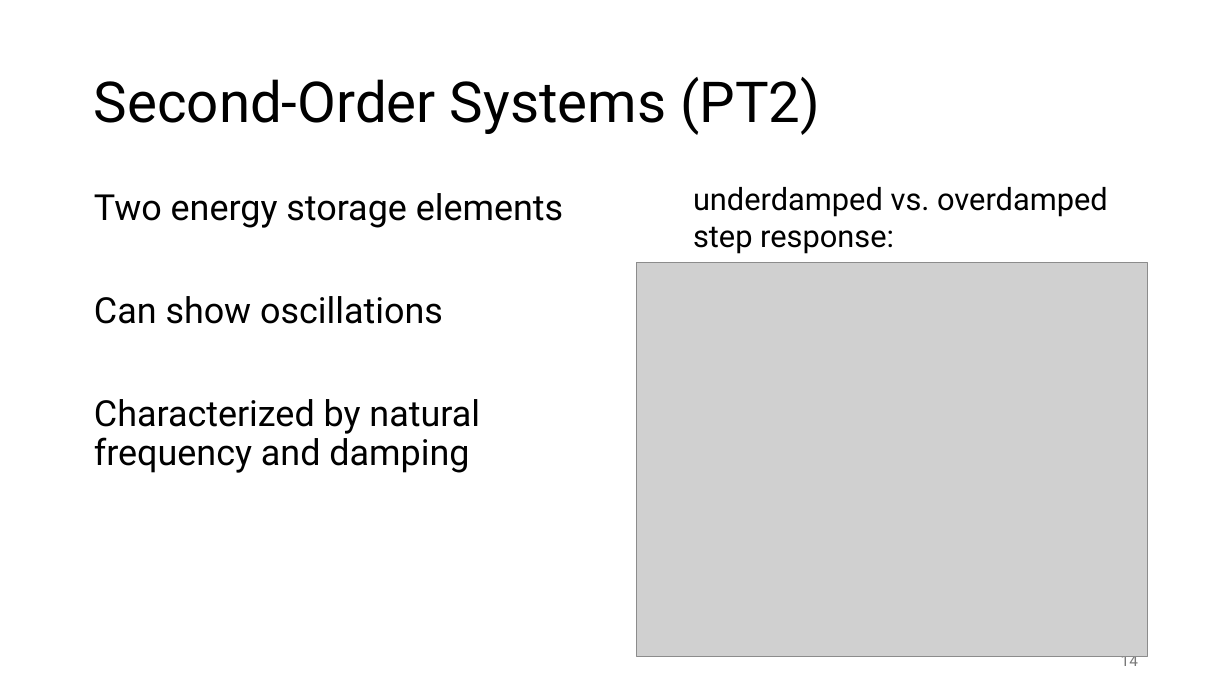
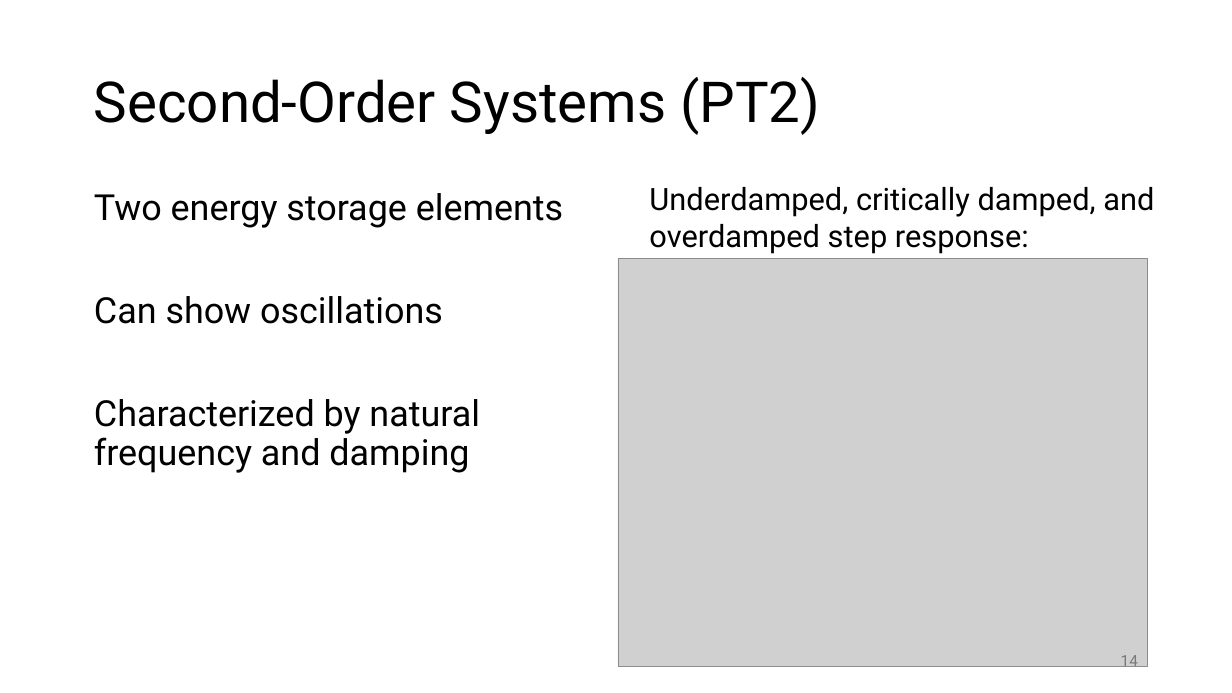
Before and after one commit to FelixWick/control_engineering, a slide deck: slide 14 of slides/1_systems.pptx. Drawn at 1232x693 pixels with LibreOffice and Linux fonts; fonts in the diff are those of the drawing; grey boxes stand for pictures. Boxes give left, top, right and bottom in pixels: in the first picture for what was removed or moved away, otherwise in the second. Text is boxed around its words. In the diff, an @@ line names an element or a change of style, - is before the commit and + after.

Commit message:
overdamped

```diff
--- a/slides/1_systems.pptx
+++ b/slides/1_systems.pptx
@@ text at box(649, 187, 1154, 254): text changed @@
-underdamped vs. overdamped step response:
+Underdamped, critically damped, and overdamped step response:
@@ picture: place and size @@
-picture at box(637, 262, 1147, 656)
+picture at box(618, 259, 1148, 666)
```
Also in this commit, not shown: 1 other file.
